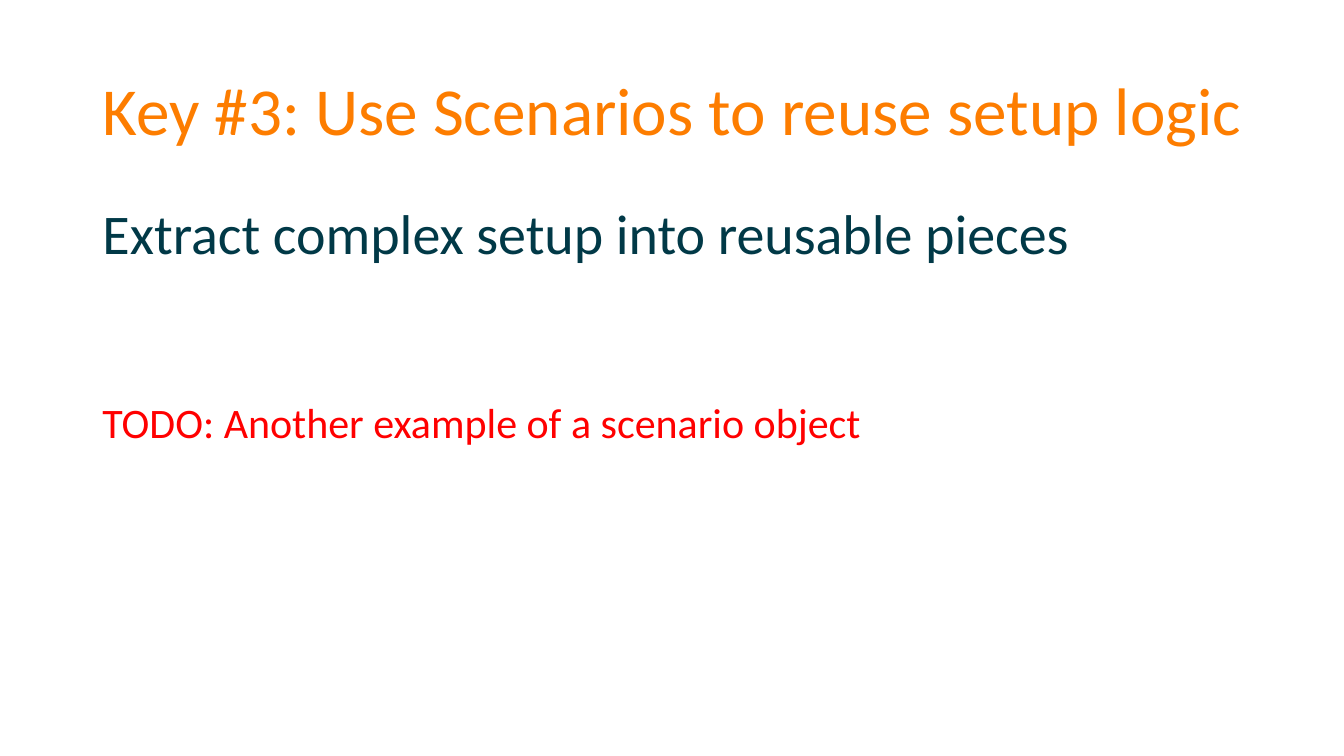
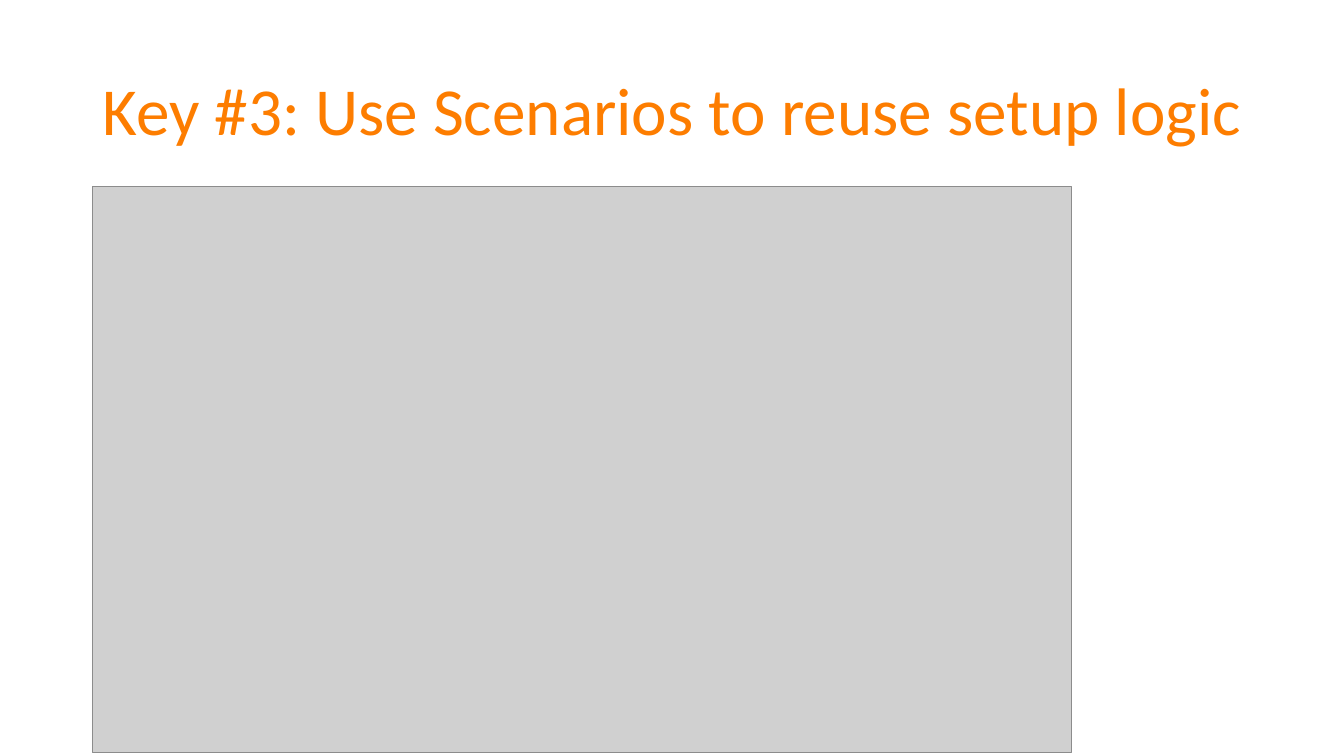
Before and after one commit to spetryjohnson/Talk-Patterns_of_Effective_Test_Setup, a slide deck: slide 70 of POETS - CodeMash 2017.pptx. Drawn at 1344x756 pixels with LibreOffice and Linux fonts; fonts in the diff are those of the drawing; grey boxes stand for pictures. Boxes give left, top, right and bottom in pixels: in the first picture for what was removed or moved away, otherwise in the second. Text is boxed around its words. In the diff, an @@ line names an element or a change of style, - is before the commit and + after.

```diff
--- a/POETS - CodeMash 2017.pptx
+++ b/POETS - CodeMash 2017.pptx
@@ picture added at box(93, 187, 1072, 753) @@
@@ text removed at box(102, 215, 1068, 446) @@
-Extract complex setup into reusable pieces
-TODO: Another example of a scenario object
```
Also in this commit, not shown: 2 other slides changed, 1 slide added, 4 other files.
